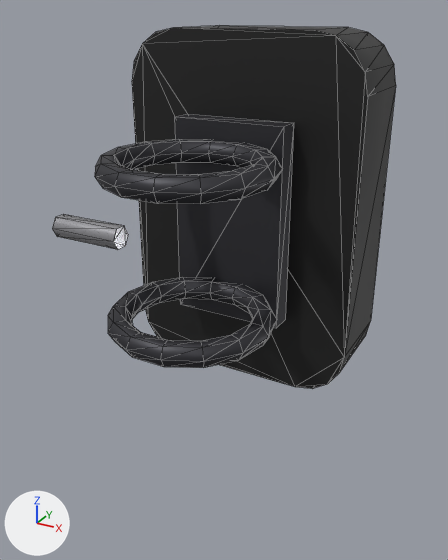
A saved change to the glTF model assets/models/vario_90s.glb.
Both versions are drawn from a 50 mm lens placed at (0.0974, -0.1552, 0.0687), pointed at (-0.0033, 0.0279, -0.0229). Every picture has the same lights, and +X, +Y and +Z are marked at lower left. The older version comes first. Mesh edges are drawn as thin lines. Vertices at exactly the same position are counted once.

The first picture shows 'Body'.
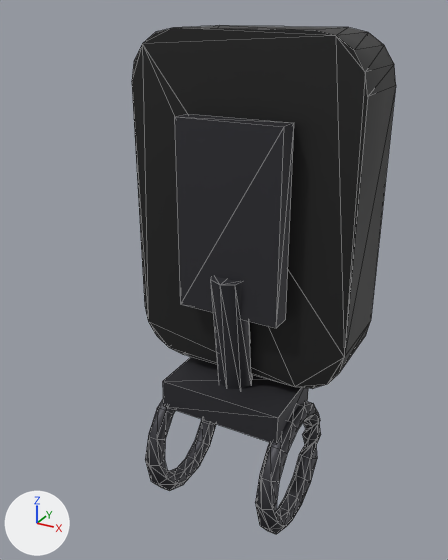
The newer file is also turned or shifted as a whole; pictures and numbers use the older file's frame.

Boxes (x1, y1, x2, y2) around the edits, measured in the pictures (448 x 560 px):
'Body', reshaped (23% narrower, 40% taller): before (52, 25, 396, 389); after (132, 25, 396, 534)
part 1 of me_body, added: after (145, 398, 216, 491)
part 2 of me_body, added: after (255, 402, 321, 534)
part 3 of me_body, added: after (163, 357, 308, 444)
part 4 of me_body, added: after (211, 276, 253, 389)
part 5 of me_body, deleted: before (108, 277, 277, 368)
part 6 of me_body, deleted: before (95, 139, 283, 204)
part 7 of me_body, deleted: before (52, 214, 128, 250)

What the commit changed:
me_body is used by ob_body; location (0.0, 0.0, 0.0).
me_body had 540 vertices, 1048 faces and spanned x -0.05..0.043, y -0.0273..0.074, z -0.0625..0.0625.
me_body now has 552 vertices, 1068 faces and spans x -0.043..0.043, y 0.005..0.074, z -0.1258..0.0625.
me_body part 1: a new loose piece, a torus around x (ring radius 0.023, tube radius 0.004) spanning x -0.029..-0.021, y 0.005..0.059, z -0.1258..-0.0742, in mat_varioclamp (dark grey #404045).
me_body part 2: a new loose piece, a torus around x (ring radius 0.023, tube radius 0.004) spanning x 0.021..0.029, y 0.005..0.059, z -0.1258..-0.0742, in mat_varioclamp (dark grey #404045).
me_body part 3: a new loose piece, a box spanning x -0.025..0.025, y 0.017..0.047, z -0.079..-0.067, in mat_varioclamp (dark grey #404045).
me_body part 4: a new loose piece of 16 vertices spanning x -0.007..0.007, y 0.0191..0.0389, z -0.0699..-0.0191, in mat_varioclamp (dark grey #404045).
me_body part 5: the loose piece of 84 vertices spanning x -0.028..0.028, y -0.0273..0.0273, z -0.0285..-0.0215 is deleted.
me_body part 6: the loose piece of 84 vertices spanning x -0.028..0.028, y -0.0273..0.0273, z 0.0215..0.0285 is deleted.
me_body part 7: the loose piece of 12 vertices spanning x -0.05..-0.024, y -0.008..0.0, z -0.0035..0.0035 is deleted.
